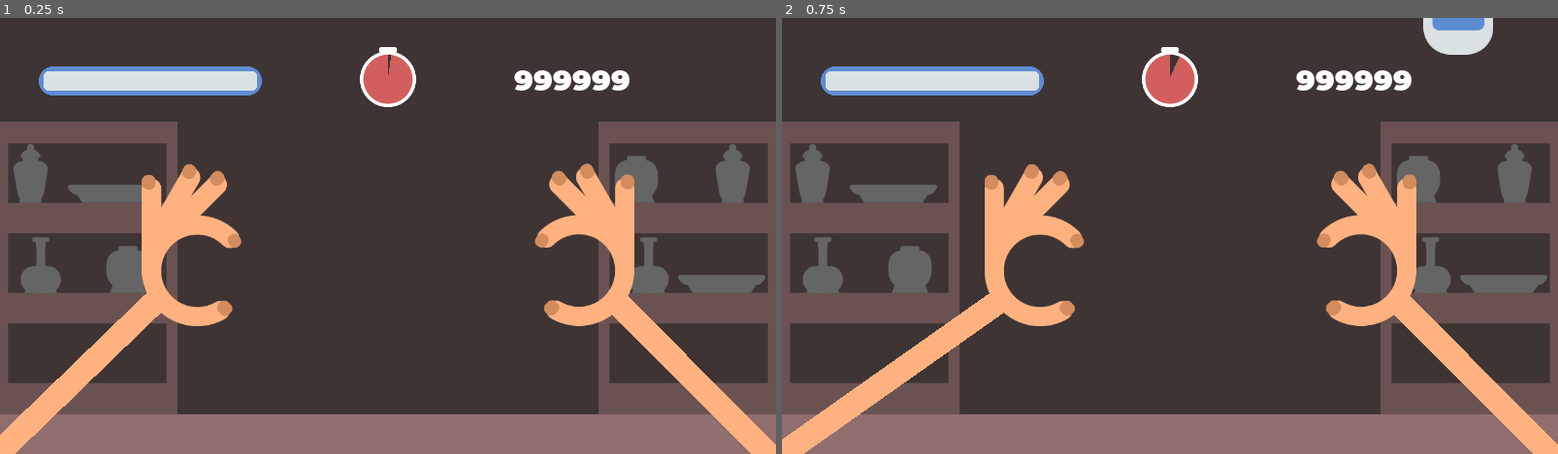
Above: before the commit, frames 1-2 (left to right).
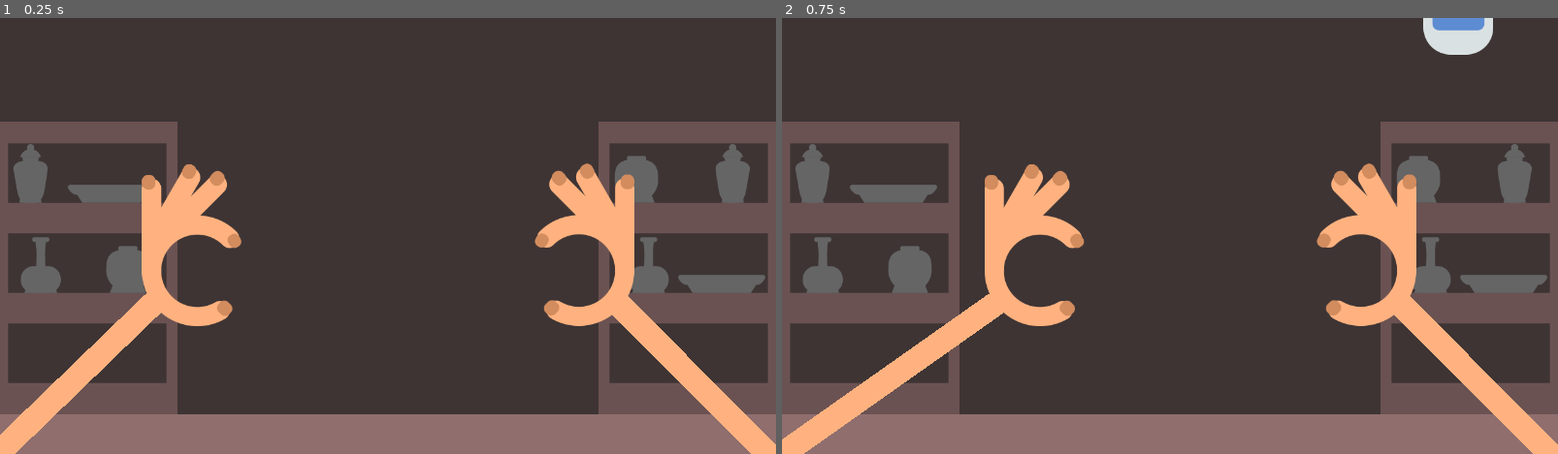
Above: after the commit, the same moments.

Repository: williamd1k0/untitled-glue-game
Game: Godot game, scene res://devel/TestGrab.tscn
Two runs of this game, one before a commit and one after it. Both use one fixed random seed, a clock stepped at 60 frames per second and the inputs below. The project has no main scene, so this scene is started directly. The engine's default icon, where the game draws it, is replaced by a stand-in: a white triangle on a blue panel in a dark square.
Inputs:
- Up to frame 1 (0.25 s): no input
- Up to frame 2 (0.75 s): tap Enter at 0.5 s; hold D (left_right) from 0.53 s (still down)

The runs differ from the first frame. In frame 1, 3.1% of the frame differs, in the area x 5-82%, y 6-21%; in frame 2, 3.1%.

Commit message:
Remove UI from TestGrab

Diff:
--- a/devel/TestGrab.tscn
+++ b/devel/TestGrab.tscn
@@ -1,18 +1,18 @@
-[gd_scene load_steps=14 format=2]
+[gd_scene load_steps=12 format=2]
 
 [ext_resource path="res://game/gameplay/Hands.tscn" type="PackedScene" id=1]
 [ext_resource path="res://game/gameplay/grab-items/Godot.tscn" type="PackedScene" id=2]
 [ext_resource path="res://game/areas/Background.tscn" type="PackedScene" id=3]
-[ext_resource path="res://game/interface/Interface.tscn" type="PackedScene" id=4]
 [ext_resource path="res://game/gameplay/grab-items/Glue.tscn" type="PackedScene" id=5]
 [ext_resource path="res://game/gameplay/grab-items/plate-1/Plate1Puzzle.tscn" type="PackedScene" id=6]
 [ext_resource path="res://game/gameplay/GlueRecharge.tscn" type="PackedScene" id=7]
 [ext_resource path="res://game/gameplay/glue/GlueSpawner.tscn" type="PackedScene" id=8]
-[ext_resource path="res://devel/LevelTime.gd" type="Script" id=9]
-[ext_resource path="res://game/gameplay/Time.tres" type="Resource" id=10]
 
 [sub_resource type="PhysicsMaterial" id=1]
-bounce = 1.0
+bounce = 0.05
+
+[sub_resource type="PhysicsMaterial" id=4]
+bounce = 0.6
 
 [sub_resource type="RectangleShape2D" id=2]
 extents = Vector2( 640, 32.0001 )
@@ -21,10 +21,6 @@
 extents = Vector2( 28.0006, 421.207 )
 
 [node name="TestGrab" type="Node2D"]
-
-[node name="LevelTime" type="Node" parent="."]
-script = ExtResource( 9 )
-time = ExtResource( 10 )
 
 [node name="GameLayer" type="CanvasLayer" parent="."]
 layer = 0
@@ -35,11 +31,12 @@
 
 [node name="Glue" parent="GameLayer" instance=ExtResource( 5 )]
 position = Vector2( 1115.66, -159.002 )
+physics_material_override = SubResource( 1 )
 
 [node name="Hands" parent="GameLayer" instance=ExtResource( 1 )]
 
 [node name="StaticBody2D" type="StaticBody2D" parent="GameLayer"]
-physics_material_override = SubResource( 1 )
+physics_material_override = SubResource( 4 )
 __meta__ = {
 "_edit_lock_": true
 }
@@ -58,10 +55,6 @@
 
 [node name="Puzzle" parent="GameLayer" instance=ExtResource( 6 )]
 
-[node name="InterfaceLayer" type="CanvasLayer" parent="."]
-
-[node name="Interface" parent="InterfaceLayer" instance=ExtResource( 4 )]
-
 [node name="GlueRecharger" parent="." instance=ExtResource( 7 )]
 
 [node name="GlueSpawner" parent="." instance=ExtResource( 8 )]
--- a/game/gameplay/Puzzle.gd
+++ b/game/gameplay/Puzzle.gd
@@ -1,5 +1,9 @@
 extends Node2D
 
+signal piece_fit(piece_position, piece_score)
+
+
+export(float) var score = 200
 var fit_pieces = []
 var pieces_total = 0
 var fit_area := Node2D.new()
@@ -42,7 +46,9 @@
 		0.2, Tween.TRANS_BACK, Tween.EASE_IN
 	)
 	tween.start()
+	emit_signal("piece_fit", piece_pos, score)
 	piece.destroy()
+
 
 func check_piece(piece: Piece):
 	if piece.has_glue() and not piece.has_grabber():
--- a/game/gameplay/grab-items/plate-1/Piece2.tscn
+++ b/game/gameplay/grab-items/plate-1/Piece2.tscn
@@ -1,8 +1,13 @@
-[gd_scene load_steps=2 format=2]
+[gd_scene load_steps=3 format=2]
 
 [ext_resource path="res://game/gameplay/grab-items/plate-1/Plate1Piece.tscn" type="PackedScene" id=1]
 
+[sub_resource type="PhysicsMaterial" id=1]
+bounce = 0.05
+
 [node name="Piece" instance=ExtResource( 1 )]
+physics_material_override = SubResource( 1 )
+can_sleep = false
 
 [node name="Sprite" parent="." index="0"]
 animation = "2"
--- a/game/gameplay/grab-items/plate-1/Piece3.tscn
+++ b/game/gameplay/grab-items/plate-1/Piece3.tscn
@@ -1,8 +1,13 @@
-[gd_scene load_steps=2 format=2]
+[gd_scene load_steps=3 format=2]
 
 [ext_resource path="res://game/gameplay/grab-items/plate-1/Plate1Piece.tscn" type="PackedScene" id=1]
 
+[sub_resource type="PhysicsMaterial" id=1]
+bounce = 0.05
+
 [node name="Piece" instance=ExtResource( 1 )]
+physics_material_override = SubResource( 1 )
+can_sleep = false
 dependencies = PoolIntArray( 1, 2 )
 
 [node name="Sprite" parent="." index="0"]
--- a/game/gameplay/grab-items/plate-1/Piece4.tscn
+++ b/game/gameplay/grab-items/plate-1/Piece4.tscn
@@ -1,9 +1,13 @@
-[gd_scene load_steps=2 format=2]
+[gd_scene load_steps=3 format=2]
 
 [ext_resource path="res://game/gameplay/grab-items/plate-1/Plate1Piece.tscn" type="PackedScene" id=1]
 
+[sub_resource type="PhysicsMaterial" id=1]
+bounce = 0.05
+
 [node name="Piece" instance=ExtResource( 1 )]
-piece_id = 4
+physics_material_override = SubResource( 1 )
+can_sleep = false
 
 [node name="Sprite" parent="." index="0"]
 animation = "4"
--- a/game/interface/Interface.gd
+++ b/game/interface/Interface.gd
@@ -2,6 +2,7 @@
 
 export (Resource) var glue_charge
 export (Resource) var time
+export (PackedScene) var pop_label_scene
 
 onready var glue_bar = $GlueAmountBar
 onready var clock = $TimeProgressBar
@@ -22,3 +23,10 @@
 
 func _on_Time_changed(value):
 	clock.value = value
+
+
+func _on_Puzzle_piece_fit(piece_position, piece_score):
+	var pop_label = pop_label_scene.instance()
+	pop_label.text = "%s" % piece_score
+	add_child(pop_label)
+	pop_label.rect_position = piece_position
--- a/game/interface/PopLabel.tscn
+++ b/game/interface/PopLabel.tscn
@@ -3,14 +3,13 @@
 [ext_resource path="res://game/interface/fonts/Montserrat-Black.otf" type="DynamicFontData" id=1]
 [ext_resource path="res://game/interface/PopLabel.gd" type="Script" id=2]
 
-[sub_resource type="DynamicFont" id=2]
+[sub_resource type="DynamicFont" id=1]
 size = 48
 outline_size = 4
 outline_color = Color( 0.984314, 0.243137, 0.243137, 1 )
 font_data = ExtResource( 1 )
 
-[sub_resource type="Animation" id=1]
-resource_name = "pop"
+[sub_resource type="Animation" id=2]
 length = 0.65
 step = 0.05
 tracks/0/type = "value"
@@ -39,7 +38,6 @@
 }
 
 [node name="PopLabel" type="Label"]
-self_modulate = Color( 1, 1, 1, 0 )
 anchor_right = 1.0
 anchor_bottom = 1.0
 margin_left = -88.0
@@ -59,5 +57,5 @@
 
 [node name="AnimationPlayer" type="AnimationPlayer" parent="."]
 autoplay = "pop"
-anims/pop = SubResource( 1 )
+anims/pop = SubResource( 2 )
 [connection signal="animation_finished" from="AnimationPlayer" to="." method="_on_AnimationPlayer_animation_finished"]
Not shown: 1 places in game/interface/PopLabel.tscn that only renumber resources
